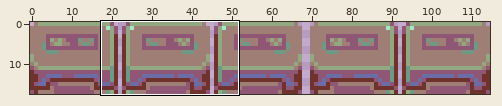
Sprite sheet -- textures/top-servers.png. The first picture is a wide view before the edit; the outline marks the close-up.
Close-up. Old version:
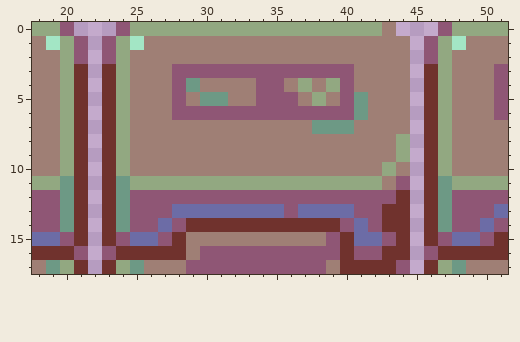
The file is 115x18 pixels. Shown: x 18..51, y 0..17.
After:
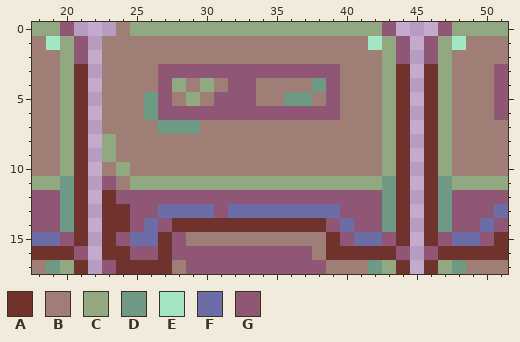
Palette (. is transparent): A #70322d  B #9f7f75  C #92a881  D #6d9985  E #a3e6c5  F #6c6ca6  G #8f5675
Commit message: Update textures for servers to remove some repetition.
The exact change:
@@ x 18..51 @@
- 0 CCG...GCCCCCCCCCCCCCCCCCCB...GCCCC
- 1 BECG.GCEBBBBBBBBBBBBBBBBBBB.GCEBBB
- 2 BBCG.GCBBBBBBBBBBBBBBBBBBBB.GCBBBB
- 3 BBCA.ACBBBGGGGGGGGGGGGGBBBB.ACBBBG
- 4 BBCA.ACBBBGDBBBBGGBCBCGBBBB.ACBBBG
- 5 BBCA.ACBBBGBDDBBGGGBCBGDBBB.ACBBBG
- 6 BBCA.ACBBBGGGGGGGGGGGGGDBBB.ACBBBG
- 7 BBCA.ACBBBBBBBBBBBBBDDDBBBB.ACBBBB
- 8 BBCA.ACBBBBBBBBBBBBBBBBBBBC.ACBBBB
- 9 BBCA.ACBBBBBBBBBBBBBBBBBBBC.ACBBBB
-10 BBCA.ACBBBBBBBBBBBBBBBBBBCB.ACBBBB
-11 CCDA.ADCCCCCCCCCCCCCCCCCCBG.ADCCCC
-12 GGDA.ADGGGGGGGGGGGGGGGGGGGA.ADGGGG
-13 GGDA.ADGGGFFFFFFFFGFFFFGGAA.ADGGGF
-14 GGDA.ADGGFGAAAAAAAAAAAGFGAA.ADGGFG
-15 FFGA.AGFFGABBBBBBBBBBGAFFGA.AGFFGA
-16 AAAG.GAAAAABGGGGGGGGGGAGGAA.GAAAAA
-17 BDCA.ACDBBBGGGGGGGGGGBAAAAG.ACDBBB
+ 0 CCG...BCCCCCCCCCCCCCCCCCCG...GCCCC
+ 1 BECG.BBBBBBBBBBBBBBBBBBBECG.GCEBBB
+ 2 BBCG.BBBBBBBBBBBBBBBBBBBBCG.GCBBBB
+ 3 BBCA.BBBBGGGGGGGGGGGGGBBBCA.ACBBBG
+ 4 BBCA.BBBBGCBCBGGBBBBDGBBBCA.ACBBBG
+ 5 BBCA.BBBDGBCBGGGBBDDBGBBBCA.ACBBBG
+ 6 BBCA.BBBDGGGGGGGGGGGGGBBBCA.ACBBBG
+ 7 BBCA.BBBBDDDBBBBBBBBBBBBBCA.ACBBBB
+ 8 BBCA.CBBBBBBBBBBBBBBBBBBBCA.ACBBBB
+ 9 BBCA.CBBBBBBBBBBBBBBBBBBBCA.ACBBBB
+10 BBCA.BCBBBBBBBBBBBBBBBBBBCA.ACBBBB
+11 CCDA.GBCCCCCCCCCCCCCCCCCCDA.ADCCCC
+12 GGDA.AGGGGGGGGGGGGGGGGGGGDA.ADGGGG
+13 GGDA.AAGGFFFFGFFFFFFFFGGGDA.ADGGGF
+14 GGDA.AAGFGAAAAAAAAAAAGFGGDA.ADGGFG
+15 FFGA.AGFFAGBBBBBBBBBBAGFFGA.AGFFGA
+16 AAAG.AAGGAGGGGGGGGGGBAAAAAG.GAAAAA
+17 BDCA.GAAAABGGGGGGGGGGBBBDCA.ACDBBB
Where, in picture pixels (left, top, right, bottom), the same in both close-ups:
changed: (102, 22, 410, 274)
